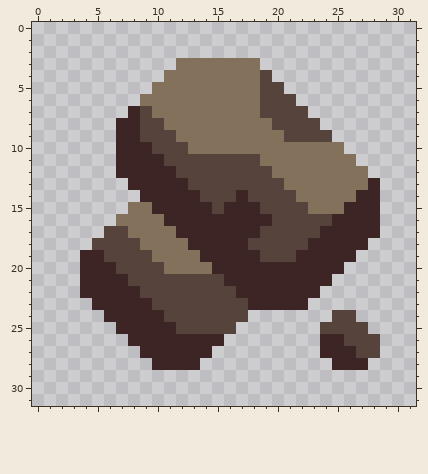
Pixel-art sprite -- assets/sprites/items/ceramics.png. That is the earlier state.
The file is 32x32 pixels.
New version:
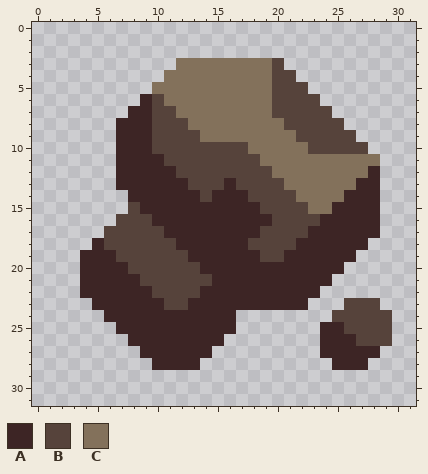
Palette (. is transparent): A #3d2525  B #56433b  C #83715b
Edits made:
y 3: x 19..20 .. -> CB
y 4: x 19..21 B.. -> CBB
y 5: x 19 B -> C; x 21..22 .. -> BB
y 6: x 9..10 CC -> AB; x 19 B -> C; x 22..23 .. -> BB
y 7: x 9..11 BCC -> ABB; x 19 B -> C; x 23..24 .. -> BB
y 8: x 9 B -> A; x 11..12 CC -> BB; x 20 B -> C; x 24..25 .. -> BB
y 9: x 9 B -> A; x 12..13 CC -> BB; x 21 B -> C; x 25..26 .. -> BB
y 10: x 13..17 CCCCC -> BBBBB; x 23..27 CCC.. -> BBBBB
y 11: x 27..28 .. -> CC
y 12: x 28 . -> A
y 13: x 7 . -> A; x 16 B -> A; x 27 C -> A
y 14: x 8 . -> A; x 15..16 BB -> AA; x 26 C -> A
y 15: x 8..9 CC -> BA; x 15 B -> A; x 25 C -> A
y 16: x 7..10 CCCC -> BBBA; x 24 B -> A
y 17: x 8..11 CCCC -> BBBA; x 23 B -> A
y 18: x 5 B -> A; x 9..12 CCCC -> BBBA; x 22 B -> A
y 19: x 6 B -> A; x 10..13 CCCC -> BBBA; x 21 B -> A
y 20: x 7 B -> A; x 11..14 CCCC -> BBBA
y 21: x 8 B -> A; x 15 B -> A
y 22: x 9 B -> A; x 14..16 BBB -> AAA
y 23: x 10 B -> A; x 13..17 BBBBB -> AAAAA; x 26..28 ... -> BBB
y 24: x 11..17 BBBBBBB -> AAAAAA.; x 27..29 ... -> BBB
y 25: x 12..16 BBBBB -> AAAAA; x 24..25 BB -> AA; x 28..29 .. -> BB
y 26: x 26 B -> A; x 29 . -> B
y 27: x 27..28 BB -> AA
